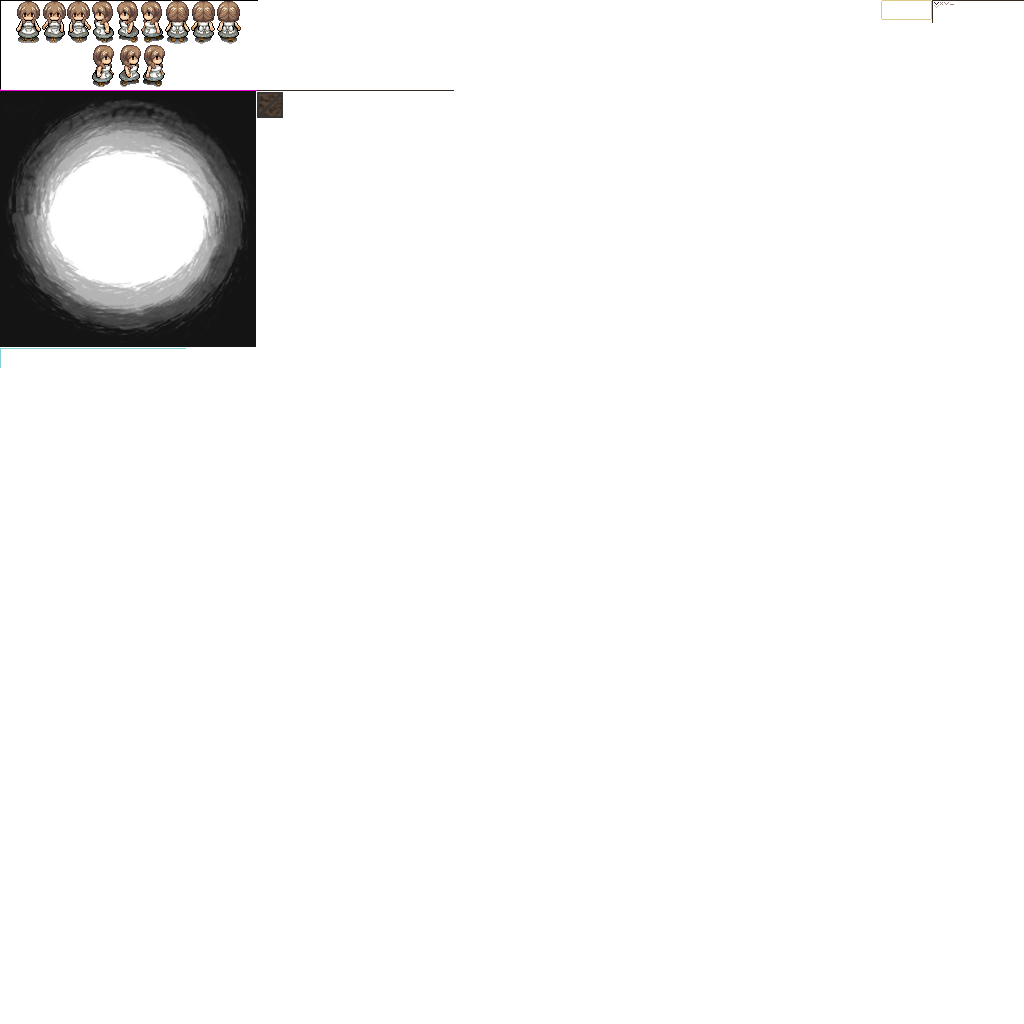
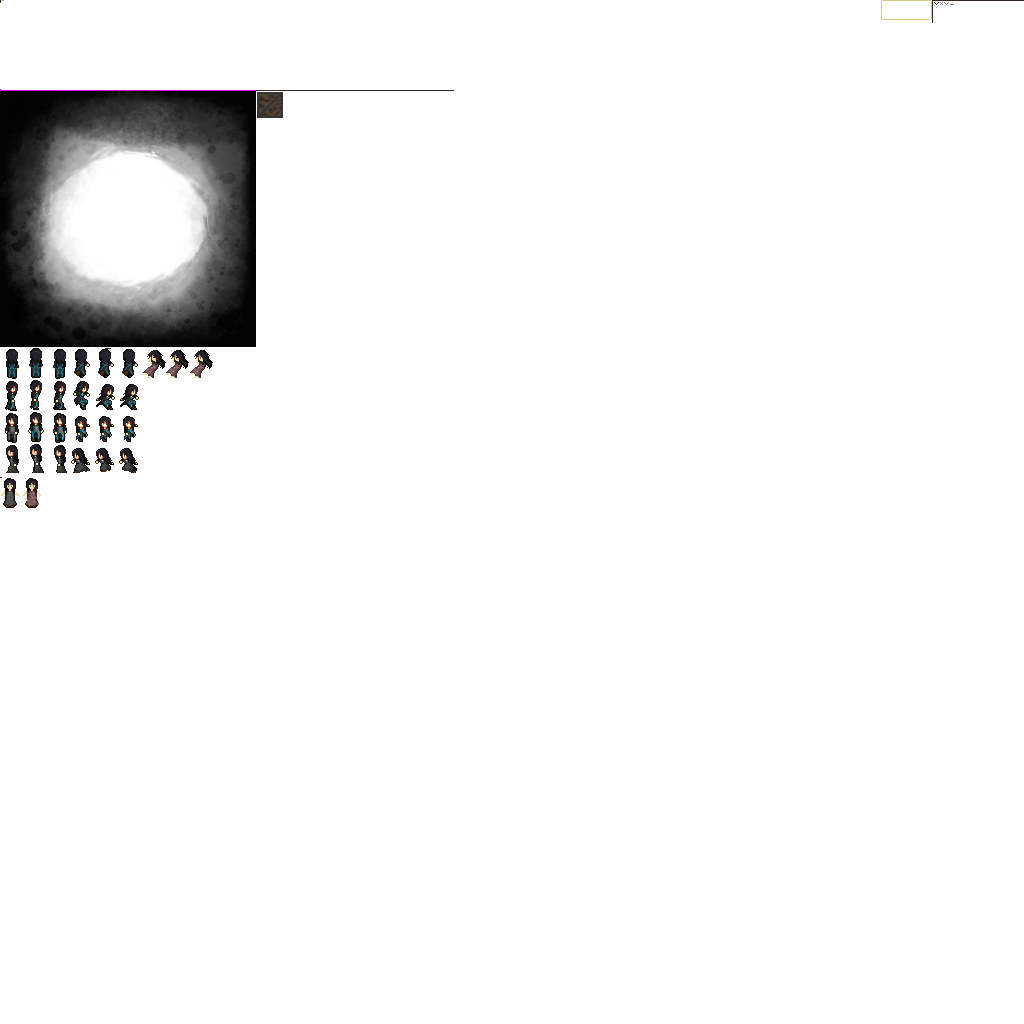
Layered file, before and after one edit (1024x1024). Changes by layer:
renamed "Layer 1" to "Paint Layer 1 (pasted)", moved it above "root Merged", painted on it over [left=0, top=0, right=258, bottom=508]
renamed "Layer 3(pasted)" to "root Merged", painted on it over [left=0, top=0, right=258, bottom=508]
